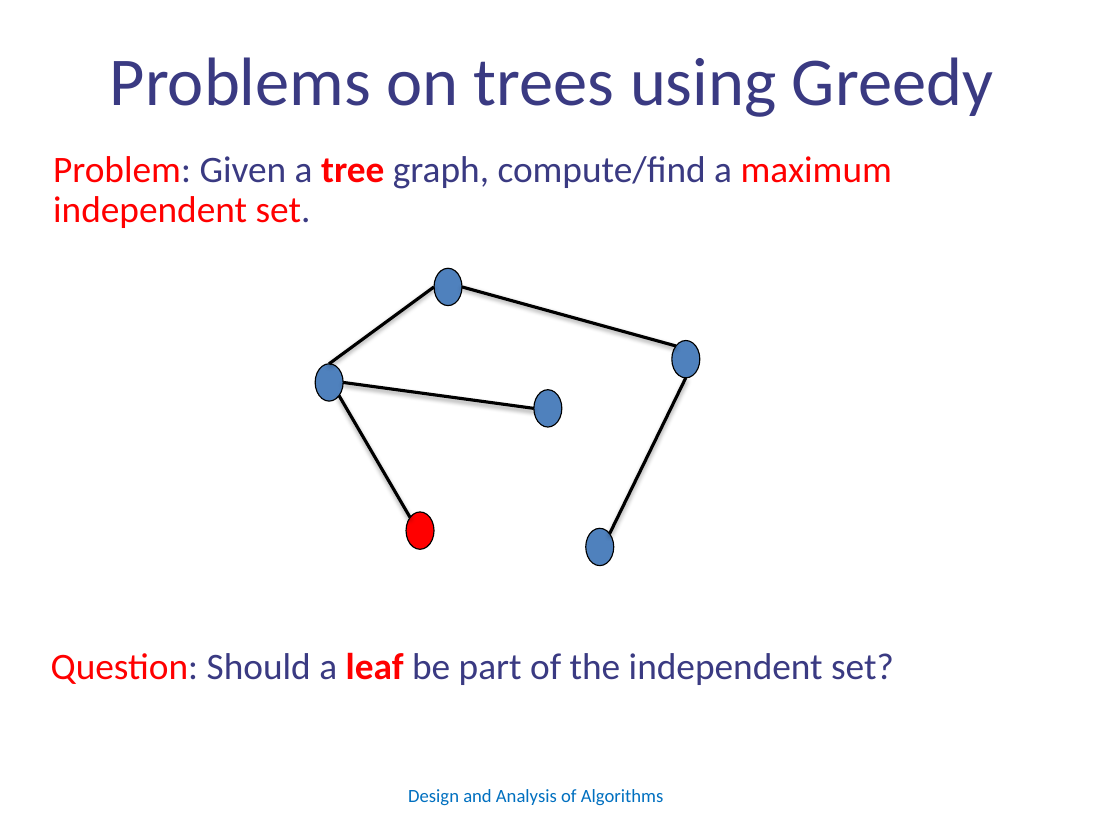
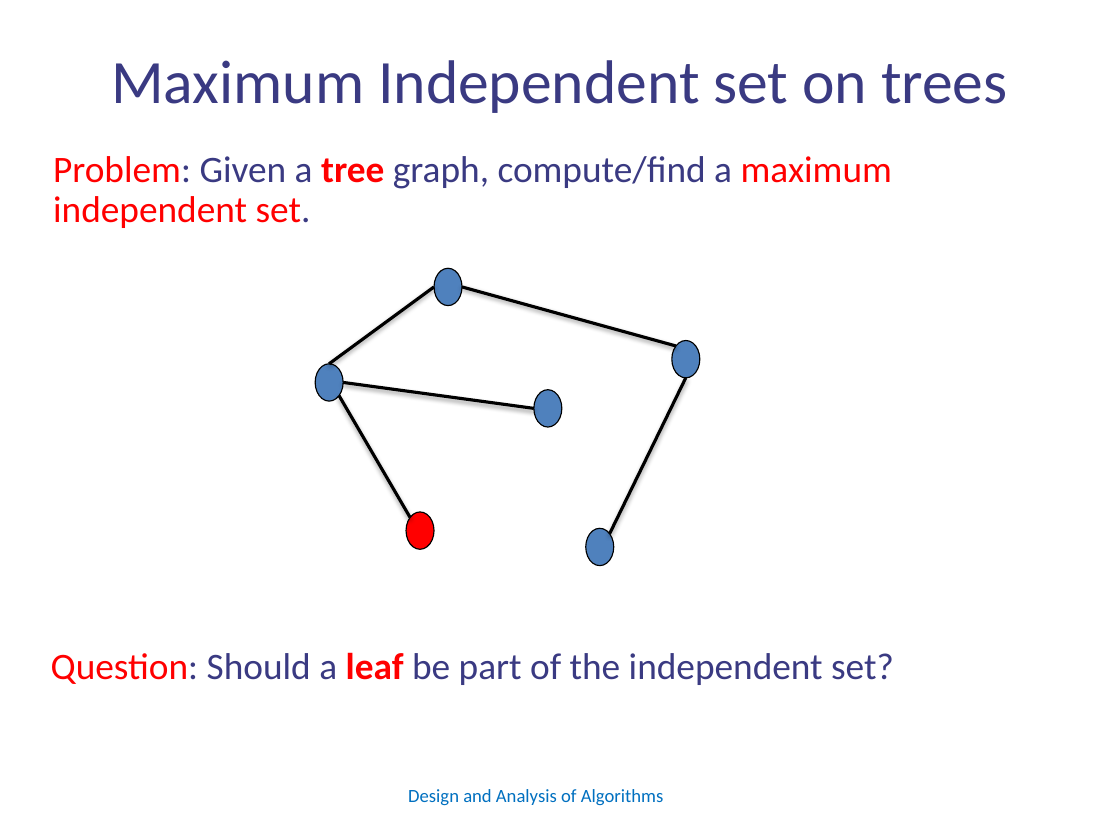
Before and after one commit to panageas/panageas.github.io, a slide deck: slide 41 of algo24slides/L16greedy.pptx. Drawn at 1120x840 pixels with LibreOffice and Linux fonts; fonts in the diff are those of the drawing. Boxes give left, top, right and bottom in pixels: in the first picture for what was removed or moved away, otherwise in the second. Text is boxed around its words. In the diff, an @@ line names an element or a change of style, - is before the commit and + after.

```diff
--- a/algo24slides/L16greedy.pptx
+++ b/algo24slides/L16greedy.pptx
@@ title at (111, 60, 1008, 113): text changed; size 44 to 39.6 pt @@
-Problems on trees using Greedy
+Maximum Independent set on trees
```
Also in this commit, not shown: 17 other slides changed, 1 other file.
